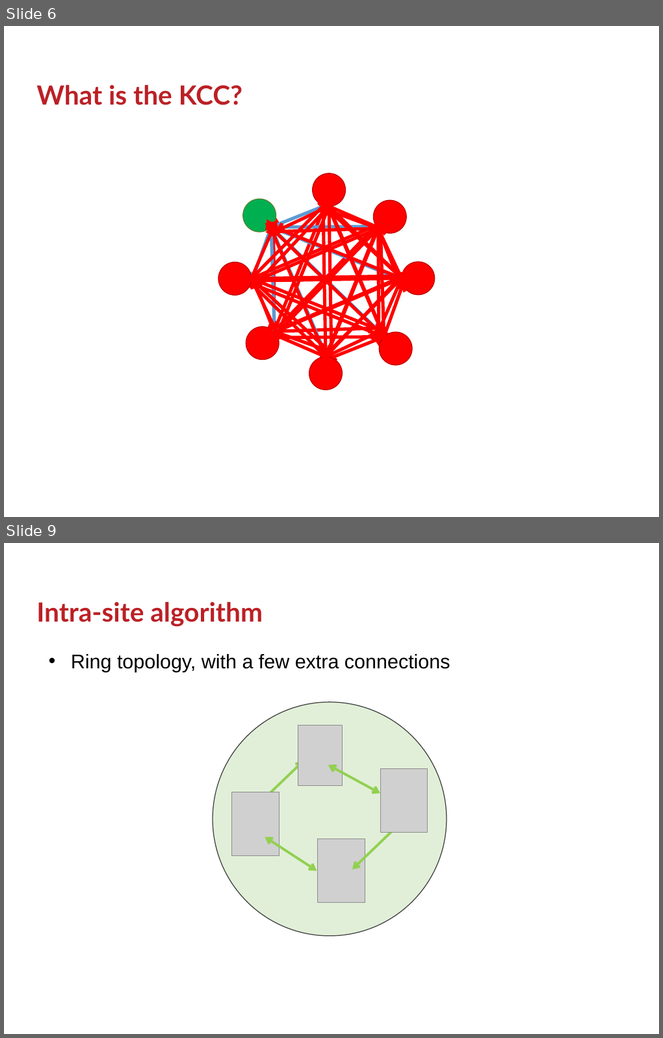
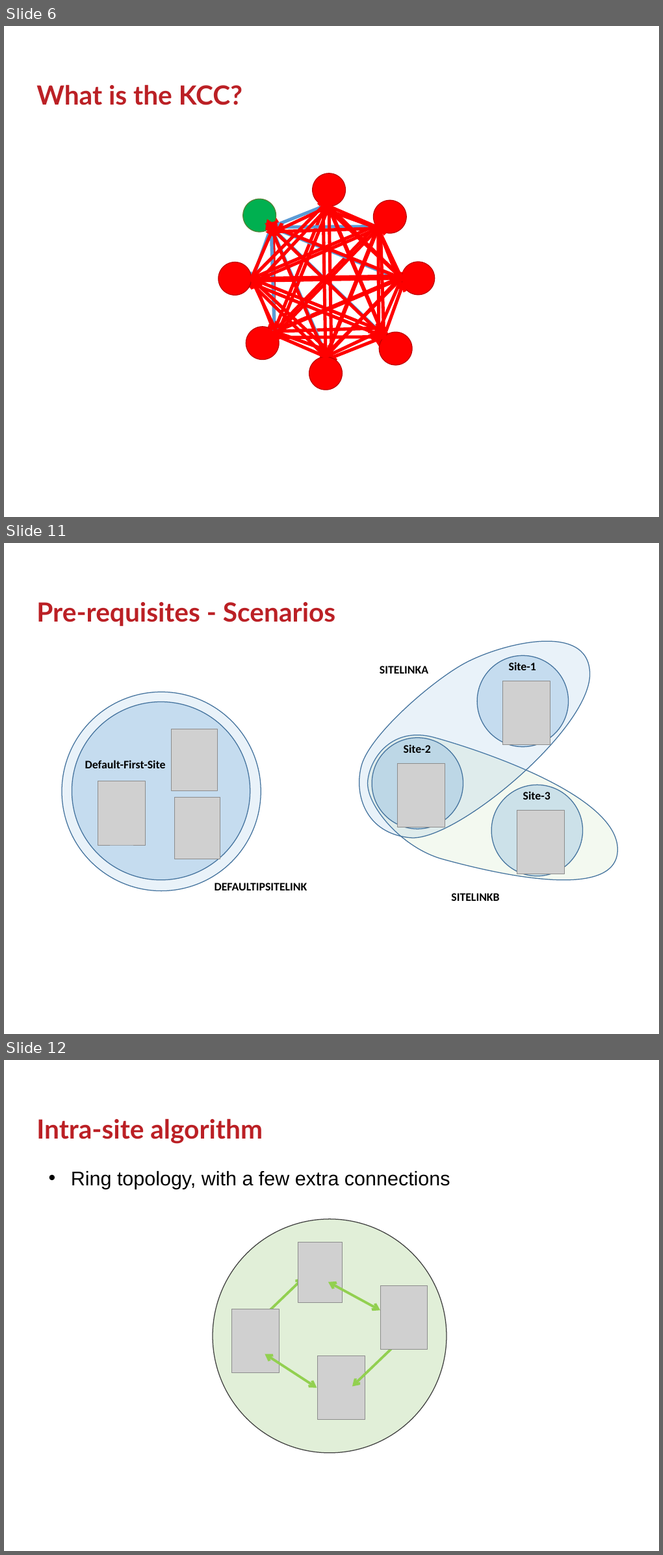
Before and after one commit to GSam/Slides, a slide deck: Samba KCC.pptx. Shown one above the other, each under a label of ours: slides 6 and 9 before the commit, slides 6, 11 and 12 after it; the slides between them are not shown. The pictures are 663x1038 and 663x1555 pixels, drawn with LibreOffice and Linux fonts; fonts in the diff are those of the drawing; grey boxes stand for pictures; background and template pictures are left out. Boxes give left, top, right and bottom in pixels: in the first picture for what was removed or moved away, otherwise in the second. Text is boxed around its words. In the diff, an @@ line names an element or a change of style, - is before the commit and + after.

```diff
--- a/Samba KCC.pptx
+++ b/Samba KCC.pptx
@@ slide 11 added at (4,543,659,1034), background #FFFFFF @@
@@ title added at (36,602,336,626), 32 pt, text #BB2025, bold @@
+Pre-requisites - Scenarios
@@ freeform shape added at (360,641,590,838), fill #5B9BD5 at 13% opacity, outline #43739E 1 pt @@
@@ ellipse added at (477,656,569,748), fill #5B9BD5 at 25% opacity, outline #43739E 1 pt @@
@@ text added at (380,666,428,674), 14 pt, text #000000, bold @@
+SITELINKA
@@ text added at (509,662,536,670), 14 pt, text #000000, bold @@
+Site-1
@@ ellipse added at (62,693,261,891), fill #5B9BD5 at 13% opacity, outline #43739E 1 pt @@
@@ picture added at (503,681,551,745) @@
@@ ellipse added at (72,702,250,880), fill #5B9BD5 at 25% opacity, outline #43739E 1 pt @@
@@ picture added at (172,729,217,791) @@
@@ freeform shape added at (368,735,618,880), fill #A9D18E at 13% opacity, outline #43739E 1 pt @@
@@ ellipse added at (372,738,464,830), fill #5B9BD5 at 25% opacity, outline #43739E 1 pt @@
@@ text added at (404,745,431,753), 14 pt, text #000000, bold @@
+Site-2
@@ text added at (85,760,166,769), 14 pt, text #000000, bold @@
+Default-First-Site
@@ picture added at (398,763,445,827) @@
@@ picture added at (98,782,146,845) @@
@@ ellipse added at (492,785,583,876), fill #5B9BD5 at 25% opacity, outline #43739E 1 pt @@
@@ text added at (523,791,551,800), 14 pt, text #000000, bold @@
+Site-3
@@ picture added at (175,797,220,860) @@
@@ picture added at (518,811,565,874) @@
@@ text added at (215,883,308,891), 14 pt, text #000000, bold @@
+DEFAULTIPSITELINK
@@ text added at (451,893,499,901), 14 pt, text #000000, bold @@
+SITELINKB
@@ what was slide 9 is now slide 12 @@
```
Also in this commit, not shown: 5 slides changed, 3 other slides added, 2 slides removed, 1 other file.
